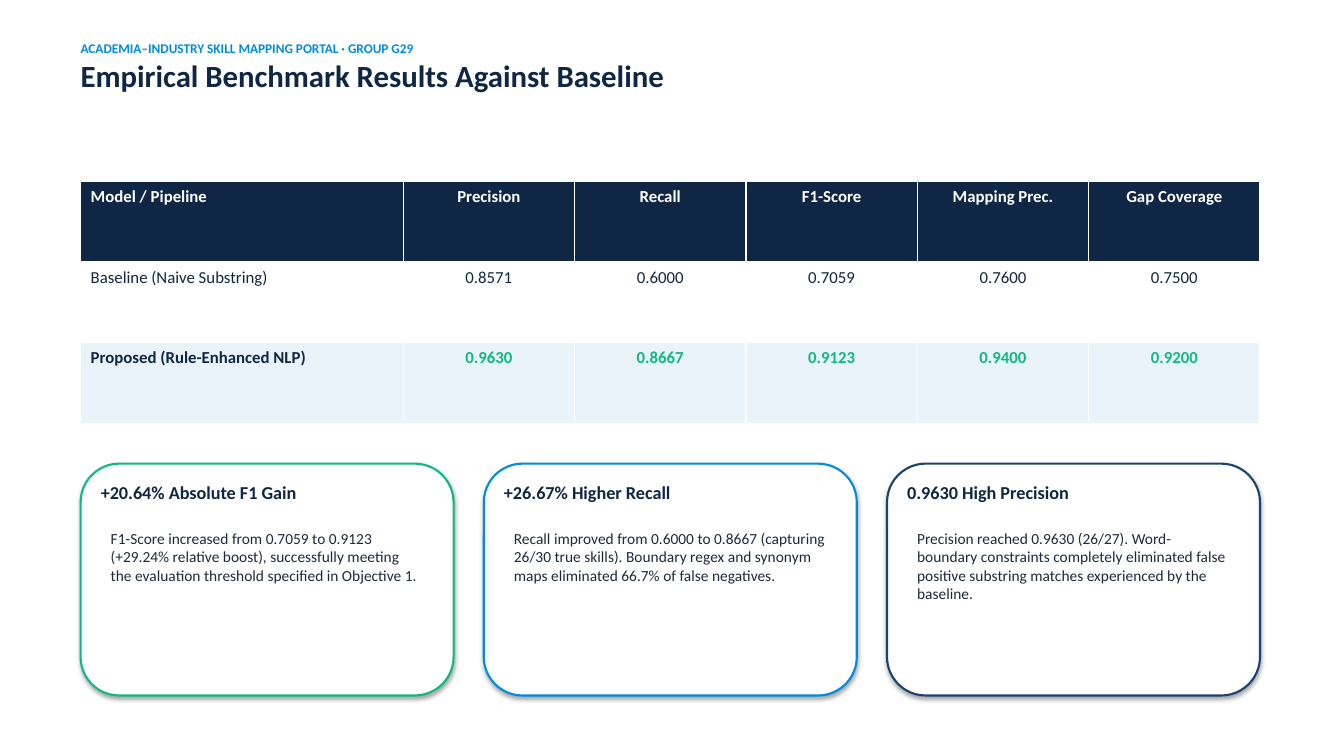
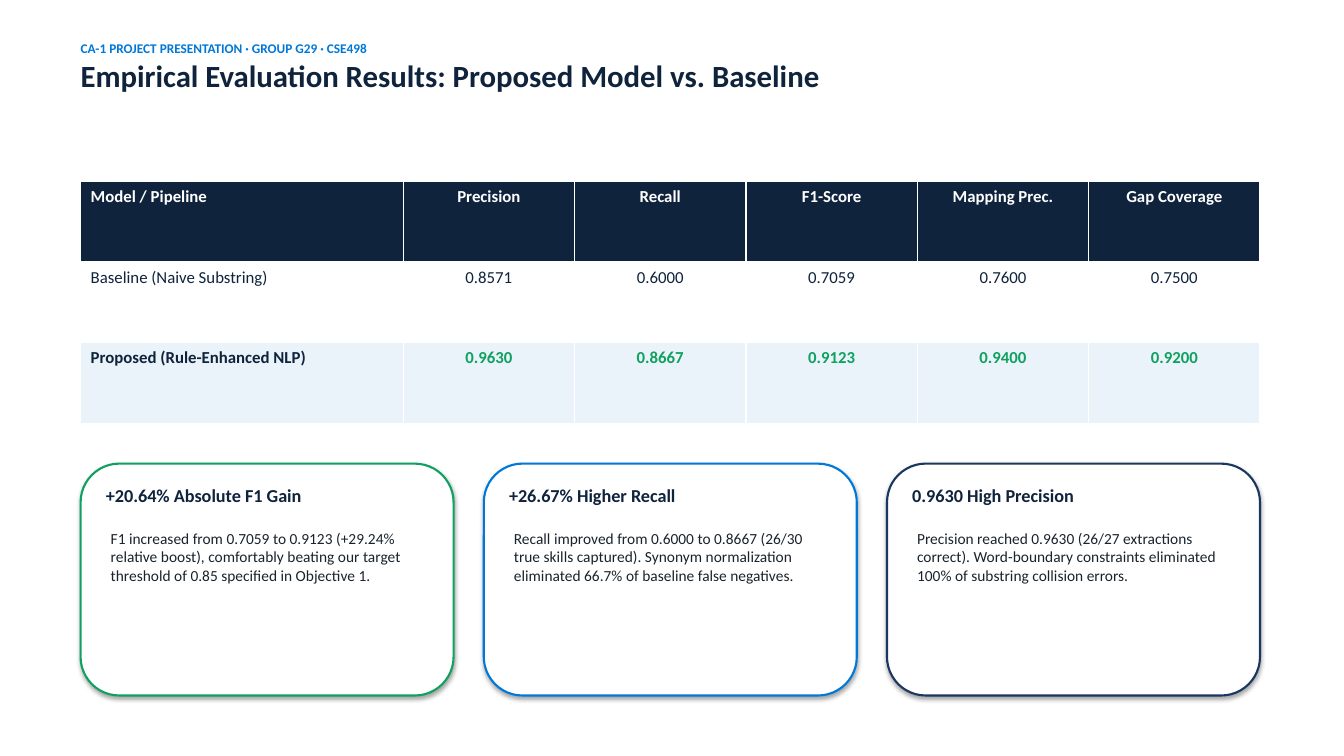
Before and after one commit to Shivam182-21/Academia_Industry_Skill_Mapping_Portal, a slide deck: slide 8 of K3P25_CSE_G29_CA1/presentation/K3P25_CSE_G29_CA1_Slides.pptx. Drawn at 1344x756 pixels with LibreOffice and Linux fonts; fonts in the diff are those of the drawing. Boxes give left, top, right and bottom in pixels: in the first picture for what was removed or moved away, otherwise in the second. Text is boxed around its words. In the diff, an @@ line names an element or a change of style, - is before the commit and + after.

Commit message:
docs: rewrite CA-1 report and presentation in authentic human-written engineering student style

```diff
--- a/K3P25_CSE_G29_CA1/presentation/K3P25_CSE_G29_CA1_Slides.pptx
+++ b/K3P25_CSE_G29_CA1/presentation/K3P25_CSE_G29_CA1_Slides.pptx
@@ text at (x1=81, y1=44, x2=819, y2=92): text changed; size 9.5 to 22 pt; text colour #008CDC to #0F233C @@
-ACADEMIA–INDUSTRY SKILL MAPPING PORTAL · GROUP G29
-Empirical Benchmark Results Against Baseline
+CA-1 PROJECT PRESENTATION · GROUP G29 · CSE498
+Empirical Evaluation Results: Proposed Model vs. Baseline
@@ table at (x1=81, y1=181, x2=1260, y2=423) @@
@@ fill #0F2744 to #0F233C in row 1 @@
@@ text colour #0F2744 to #0F233C in "Baseline (Naive Substring)", "0.8571", "0.6000", "0.7059" and 3 more places @@
@@ text colour #10B981 to #10A05F in "0.9630", "0.8667", "0.9123", "0.9400" and 1 more places @@
@@ rounded rectangle at (x1=81, y1=464, x2=454, y2=696): outline #10B981 1.5 pt to #10A05F 1.5 pt @@
@@ rounded rectangle at (x1=484, y1=464, x2=857, y2=696): outline #008CDC 1.5 pt to #0078D7 1.5 pt @@
@@ rounded rectangle at (x1=887, y1=464, x2=1260, y2=696): outline #1B4372 1.5 pt to #19375F 1.5 pt @@
@@ text colour #0F2744 to #0F233C in 3 elements at (x1=106, y1=489, x2=302, y2=502), (x1=509, y1=489, x2=675, y2=505), (x1=912, y1=489, x2=1074, y2=505) @@
@@ text at (x1=111, y1=533, x2=400, y2=584): text changed; text colour #1E293B to #19232D @@
-F1-Score increased from 0.7059 to 0.9123 (+29.24% relative boost), successfully meeting the evaluation threshold specified in Objective 1.
+F1 increased from 0.7059 to 0.9123 (+29.24% relative boost), comfortably beating our target threshold of 0.85 specified in Objective 1.
@@ text at (x1=514, y1=533, x2=803, y2=584): text changed; text colour #1E293B to #19232D @@
-Recall improved from 0.6000 to 0.8667 (capturing 26/30 true skills). Boundary regex and synonym maps eliminated 66.7% of false negatives.
+Recall improved from 0.6000 to 0.8667 (26/30 true skills captured). Synonym normalization eliminated 66.7% of baseline false negatives.
@@ text at (x1=917, y1=533, x2=1216, y2=584): text changed; text colour #1E293B to #19232D @@
-Precision reached 0.9630 (26/27). Word-boundary constraints completely eliminated false positive substring matches experienced by the baseline.
+Precision reached 0.9630 (26/27 extractions correct). Word-boundary constraints eliminated 100% of substring collision errors.
```
Also in this commit, not shown: 8 other slides changed, 1 slide added, 1 slide removed, 7 other files.
